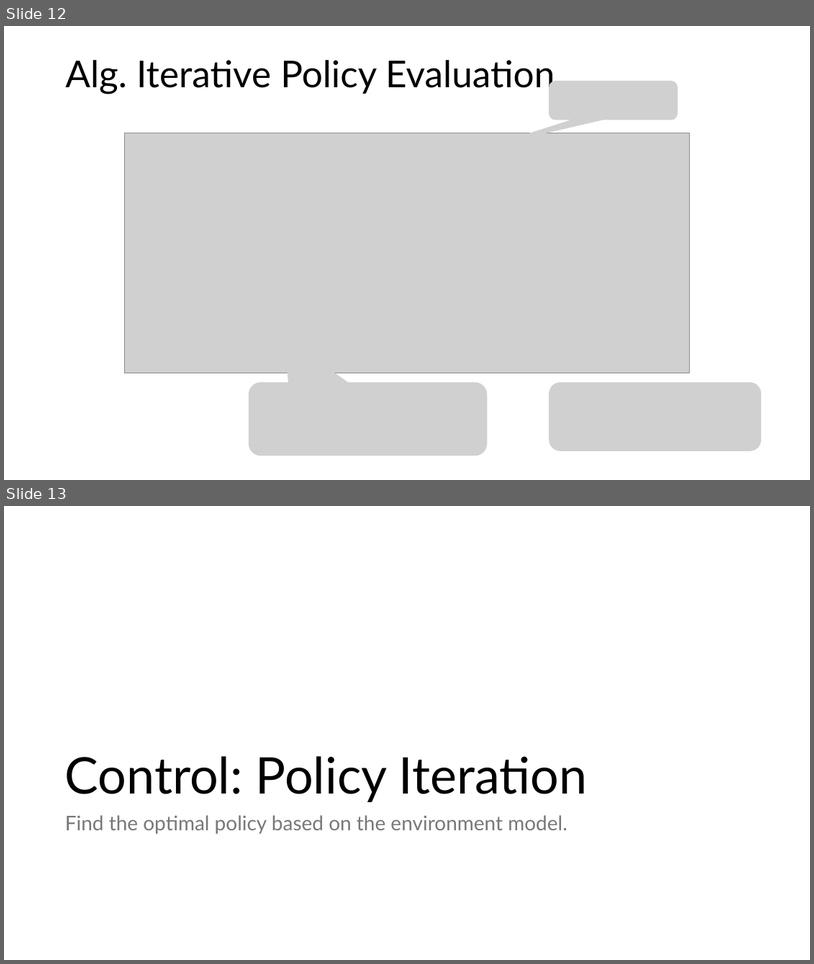
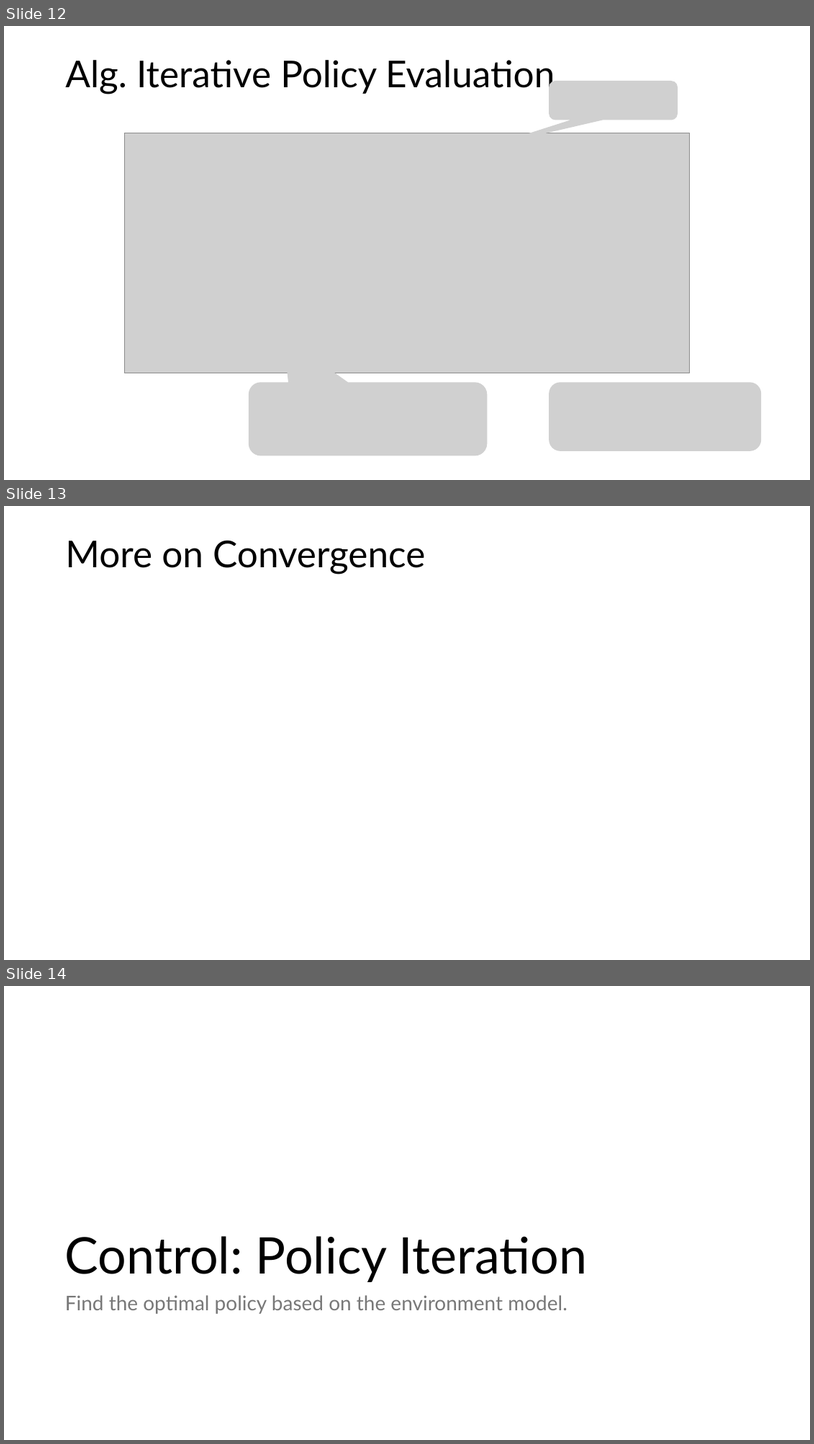
Before and after one commit to mhahsler/Introduction_to_Reinforcement_Learning, a slide deck: slides/Lecture_Chapter04.pptx. Shown one above the other, each under a label of ours: slides 12 and 13 before the commit, slides 12, 13 and 14 after it. The pictures are 814x964 and 814x1444 pixels, drawn with LibreOffice and Linux fonts; fonts in the diff are those of the drawing; grey boxes stand for pictures. Boxes give left, top, right and bottom in pixels: in the first picture for what was removed or moved away, otherwise in the second. Text is boxed around its words. In the diff, an @@ line names an element or a change of style, - is before the commit and + after.

```diff
--- a/slides/Lecture_Chapter04.pptx
+++ b/slides/Lecture_Chapter04.pptx
@@ slide 13 added at (4,506,810,960), background #FFFFFF @@
@@ title added at (65,540,425,574), 44 pt, text #000000 @@
+More on Convergence
@@ what was slide 13 is now slide 14 @@
```
Also in this commit, not shown: 1 slide changed, 5 other files.
